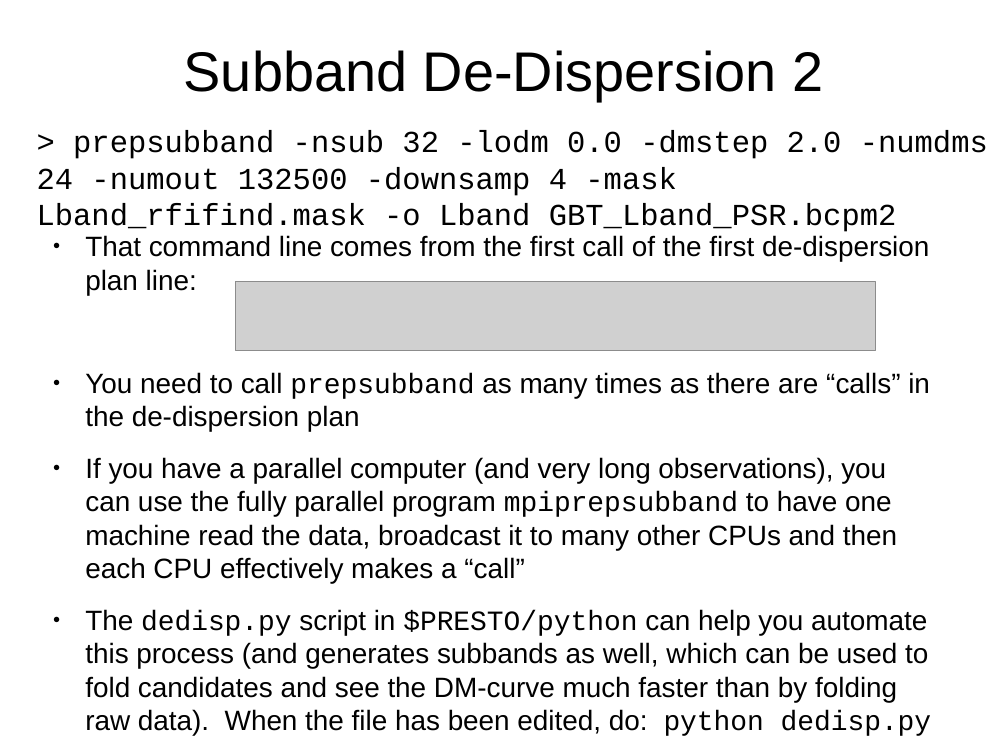
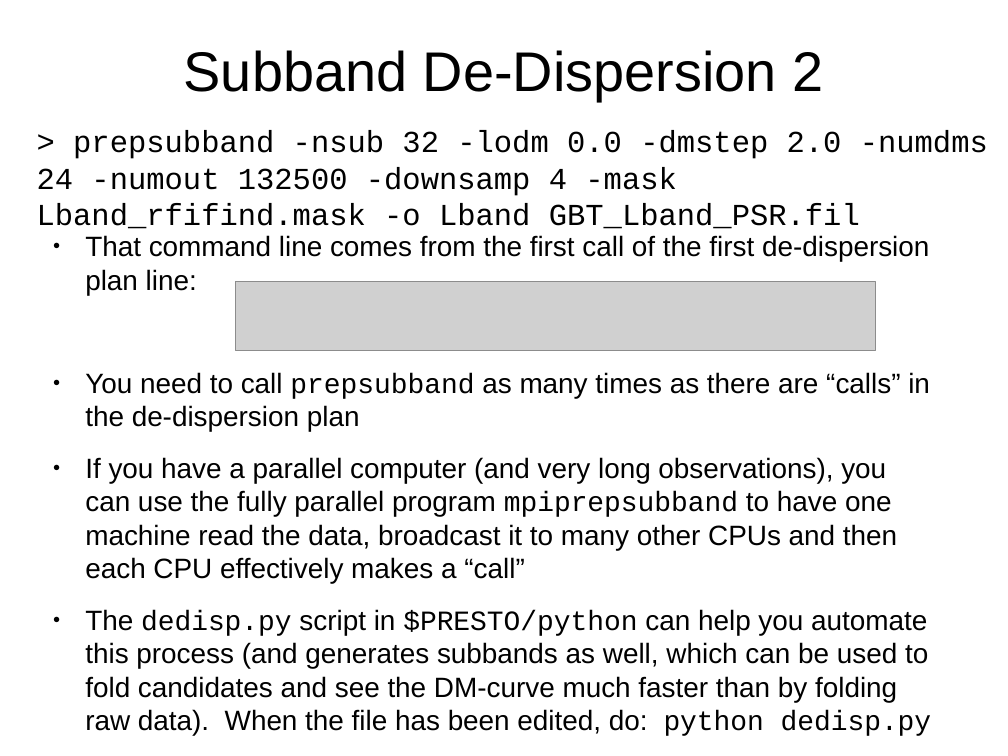
Before and after one commit to scottransom/presto, a slide deck: slide 18 of docs/PRESTO_search_tutorial.odp. Drawn at 1008x756 pixels with LibreOffice and Linux fonts; fonts in the diff are those of the drawing; grey boxes stand for pictures. Boxes give left, top, right and bottom in pixels: in the first picture for what was removed or moved away, otherwise in the second. Text is boxed around its words. In the diff, an @@ line names an element or a change of style, - is before the commit and + after.

Commit message:
Updated the tutorial for PRESTO v2 and using the .fil file rather than .bcpm2

```diff
--- a/docs/PRESTO_search_tutorial.odp
+++ b/docs/PRESTO_search_tutorial.odp
@@ text at (x1=37, y1=130, x2=988, y2=229): text changed @@
-> prepsubband -nsub 32 -lodm 0.0 -dmstep 2.0 -numdms 24 -numout 132500 -downsamp 4 -mask Lband_rfifind.mask -o Lband GBT_Lband_PSR.bcpm2
+> prepsubband -nsub 32 -lodm 0.0 -dmstep 2.0 -numdms 24 -numout 132500 -downsamp 4 -mask Lband_rfifind.mask -o Lband GBT_Lband_PSR.fil
```
Also in this commit, not shown: 8 other slides changed, 1 other file.
